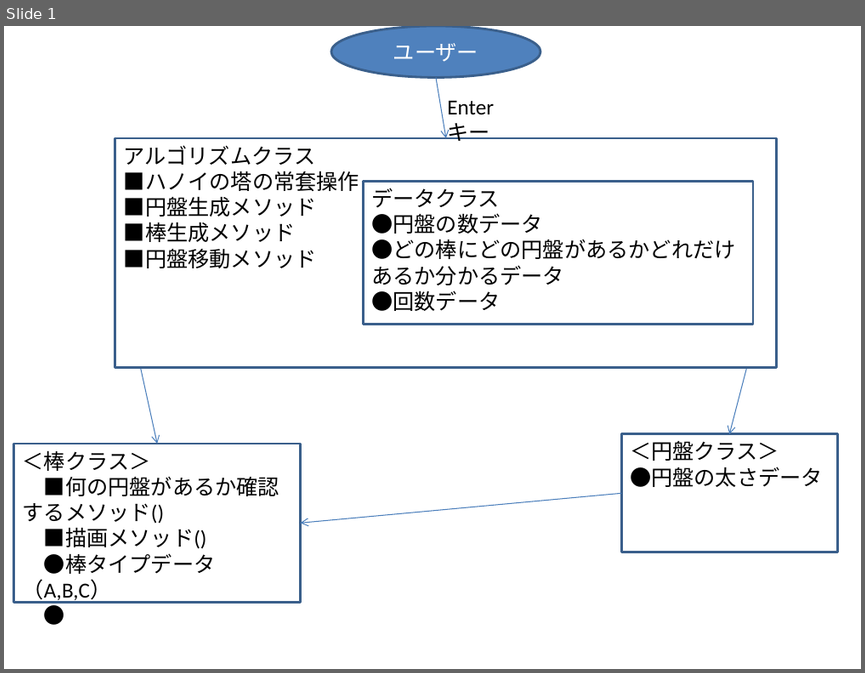
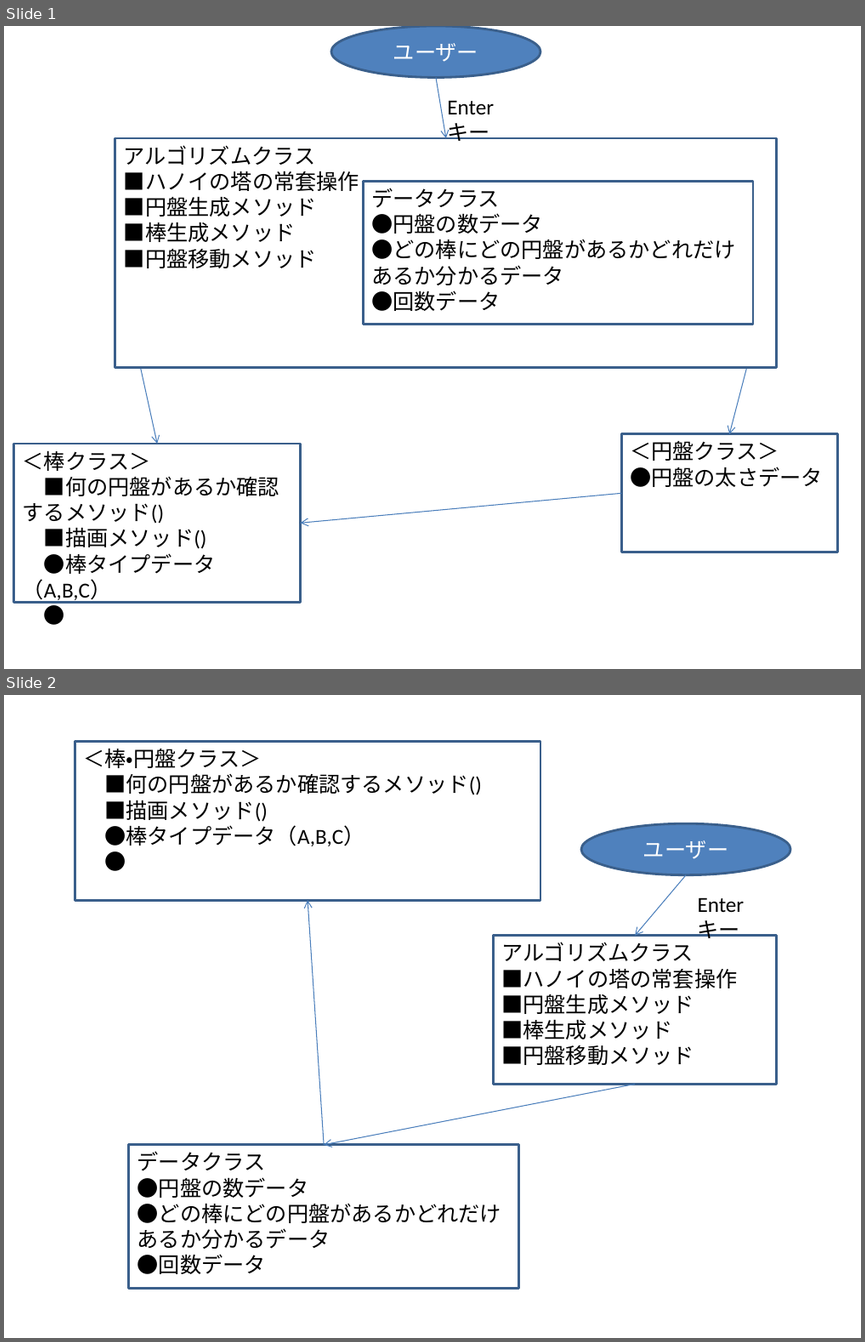
Before and after one commit to tsukimoto/TowerOfHanoi, a slide deck: 設計図.pptx. Shown one above the other, each under a label of ours: slide 1 before the commit, slides 1 and 2 after it. The pictures are 865x673 and 865x1342 pixels, drawn with LibreOffice and Linux fonts; fonts in the diff are those of the drawing. Boxes give left, top, right and bottom in pixels: in the first picture for what was removed or moved away, otherwise in the second. Text is boxed around its words. In the diff, an @@ line names an element or a change of style, - is before the commit and + after.

Commit message:
設計図にMVCモデル？を追加した。

```diff
--- a/設計図.pptx
+++ b/設計図.pptx
@@ slide 2 added at box(4, 695, 861, 1338), background #FFFFFF @@
@@ rectangle added at box(75, 741, 540, 900), fill #FFFFFF, outline #3A5F8C 2 pt, 18 pt, text #000000 @@
+＜棒・円盤クラス＞
+■何の円盤があるか確認するメソッド()
+■描画メソッド()
+●棒タイプデータ（A,B,C）
+●
@@ ellipse added at box(581, 823, 790, 875), fill #4F81BD, outline #3A5F8C 2 pt, 18 pt, text #FFFFFF @@
+ユーザー
@@ arrow added from (686, 875) to (635, 936), #4B7EBC 0.75 pt @@
@@ text added at box(688, 887, 794, 921), 18 pt, text #000000 @@
+Enterキー
@@ arrow added from (324, 1145) to (307, 900), #4B7EBC 0.75 pt @@
@@ rectangle added at box(494, 936, 777, 1084), fill #FFFFFF, outline #3A5F8C 2 pt, 18 pt, text #000000 @@
+アルゴリズムクラス
+■ハノイの塔の常套操作
+■円盤生成メソッド
+■棒生成メソッド
+■円盤移動メソッド
@@ arrow added from (635, 1084) to (324, 1145), #4B7EBC 0.75 pt @@
@@ rectangle added at box(129, 1145, 519, 1288), fill #FFFFFF, outline #3A5F8C 2 pt, 18 pt, text #000000 @@
+データクラス
+●円盤の数データ
+●どの棒にどの円盤があるかどれだけあるか分かるデータ
+●回数データ
```
